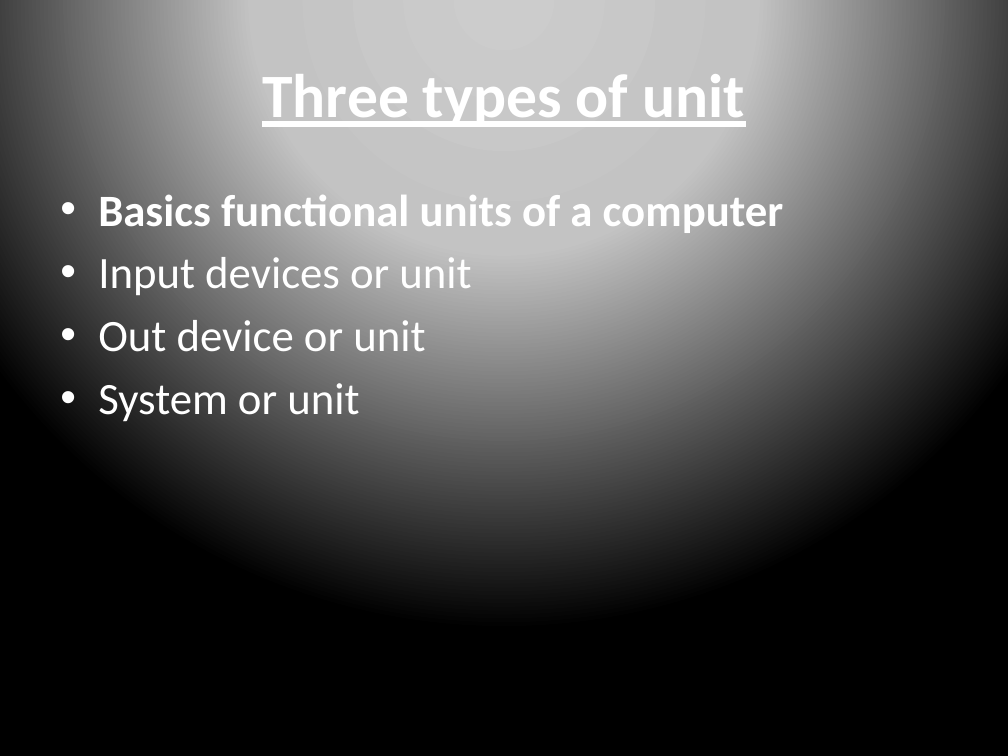
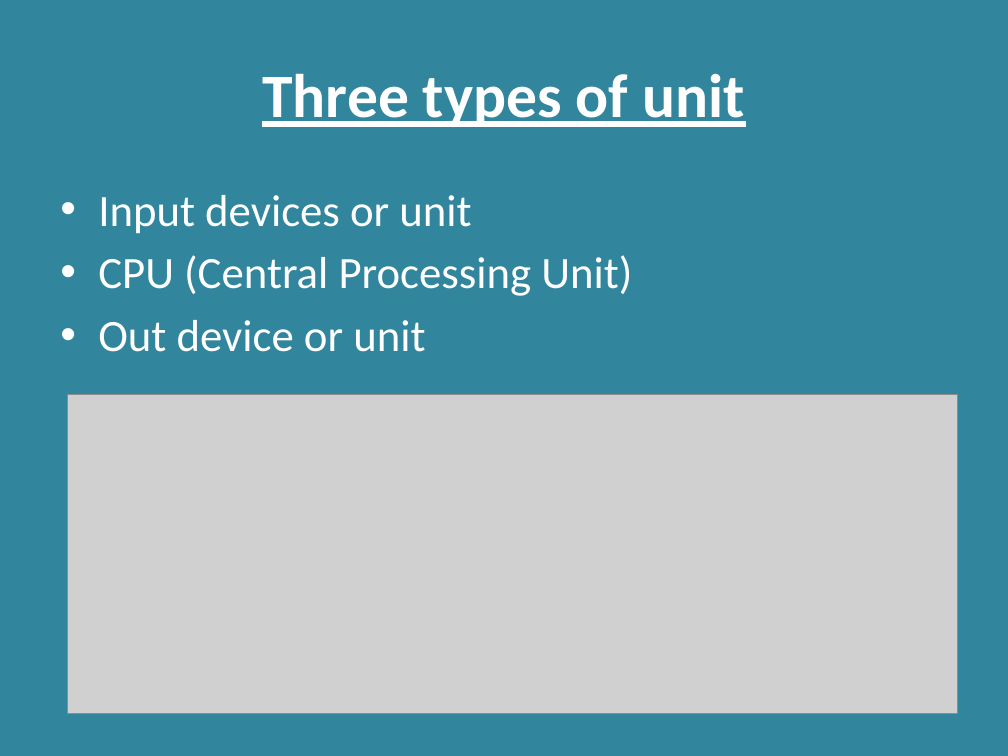
Before and after one commit to RashmivernekarN/keonics, a slide deck: slide 4 of Basics of computer/basic.pptx (slide 3 before the commit). Drawn at 1008x756 pixels with LibreOffice and Linux fonts; fonts in the diff are those of the drawing; grey boxes stand for pictures. Boxes give left, top, right and bottom in pixels: in the first picture for what was removed or moved away, otherwise in the second. Text is boxed around its words. In the diff, an @@ line names an element or a change of style, - is before the commit and + after.

```diff
--- a/Basics of computer/basic.pptx
+++ b/Basics of computer/basic.pptx
@@ background gradient #CCCCCC to #C4C4C4 to #000000 to #31859C @@
@@ text at <box>98,194,784,238</box>: paragraph removed @@
-• Basics functional units of a computer
@@ text at <box>98,255,632,296</box>: paragraph added @@
+• CPU (Central Processing Unit)
@@ text at <box>98,383,359,421</box>: paragraph removed @@
-• System or unit
@@ picture added at <box>68,395,958,714</box> @@
```
Also in this commit, not shown: 4 other slides changed, 17 slides added, 10 slides removed, 9 other files.
